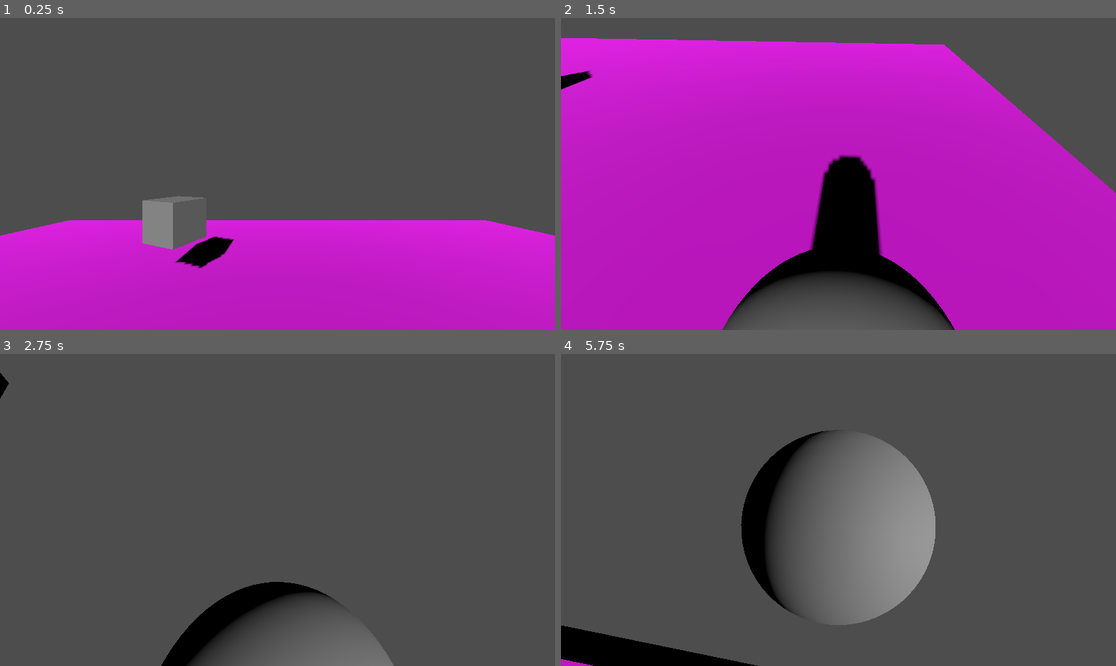
Above: before the commit, frames 1-4 (two rows, left to right).
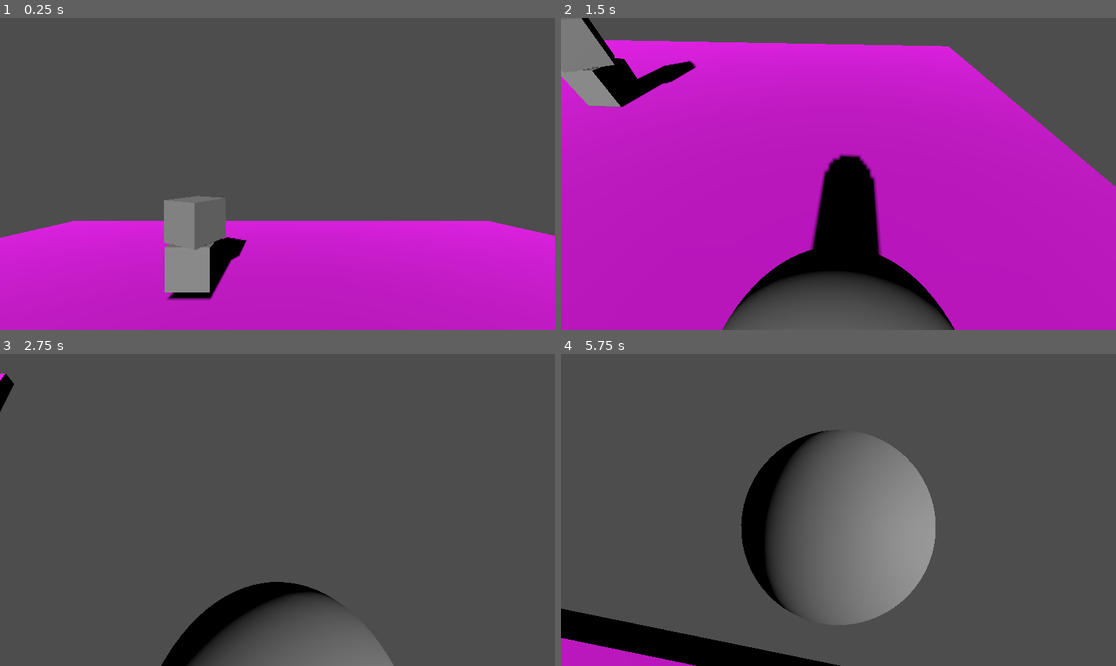
Above: after the commit, the same moments.

Repository: Flodurs/GoDotTest
Game: Godot game, scene res://scenes/level/level.tscn
The game is run twice, just before and just after one commit, with the same random seed, the same clock (stepped at 60 frames per second) and the same inputs.
Inputs:
- Up to frame 1 (0.25 s): no input
- Up to frame 2 (1.5 s): hold D (Right) 0.53-1.28 s; hold Down (CamDown) 0.53-1.28 s; hold S (Backward) from 1.28 s (still down); tap Left (CamLeft) at 1.35 s
- Up to frame 3 (2.75 s): release S (Backward) at 2.03 s; hold D (Right) from 2.03 s (still down); hold Right (CamRight) from 2.03 s (still down)
- Up to frame 4 (5.75 s): release D (Right) at 2.78 s; release Right (CamRight) at 2.78 s; hold W (Forward) 2.78-3.53 s; tap Up (CamUp) at 2.85 s; tap Enter at 3.5 s; hold Down (CamDown) 3.53-4.28 s; hold A (Left) 3.53-5.03 s; tap Left (CamLeft) at 4.35 s; tap Space at 5 s; hold S (Backward) from 5.03 s (still down); hold Right (CamRight) from 5.03 s (still down)

The runs differ from the first frame. In frame 1, 3.6% of the frame differs, in the area x 0-100%, y 57-91%; in frame 2, 4.2%, in the area x 0-100%, y 0-76%; in frame 3, 0.1%; in frame 4, 3.4%.

Commit message:
Patrol+Head added to enemy1

Diff:
--- a/scenes/enemys/enemy_1.gd
+++ b/scenes/enemys/enemy_1.gd
@@ -2,8 +2,10 @@
 
 
 var gravity = 3
-var rotationspeed = 1
+var rotationspeed = 2
 var target_y_angle = 0
+var movementSpeed = 2
+var targetPoint = 1
 
 func _physics_process(delta):
 
@@ -13,9 +15,33 @@
 
 
 func _process(delta):
+	processHeadRotation(delta)
+	processPatrol(delta)
+
+func processPatrol(delta):
+
+	if targetPoint == 1:
+		transform.origin.x+=movementSpeed*delta
+
+	if targetPoint == 0:
+		transform.origin.x-=movementSpeed*delta
+
+	if transform.origin.x >= 10:
+		targetPoint = 0
+
+	if transform.origin.x <= -10:
+		targetPoint = 1
+
+
+
+
+
+
+
+func processHeadRotation(delta):
 	var player = get_tree().get_nodes_in_group("Player")[0]
 
-	var dir = player.transform.origin - transform.origin
+	var dir = player.global_transform.origin - $Head.global_transform.origin
 	var map_xz: Vector2
 	map_xz.x=dir.x
 	map_xz.y=dir.z
@@ -24,14 +50,14 @@
 
 
 	var aMap_xz: Vector2
-	aMap_xz.x = transform.basis.x.x
-	aMap_xz.y = transform.basis.x.z
+	aMap_xz.x = $Head.global_transform.basis.x.x
+	aMap_xz.y = $Head.global_transform.basis.x.z
 
 	var dirAngle = map_xz.angle()
 	var myAngle = aMap_xz.angle()
 
-	print(dirAngle-myAngle)
+
 
 
 	if abs(dirAngle-myAngle) > 0.01:
-		rotate_y((dirAngle-myAngle)*-0.03)
+		$Head.global_rotate(Vector3(0,1,0),(dirAngle-myAngle)*-rotationspeed*delta)
--- a/scenes/enemys/enemy_1.tscn
+++ b/scenes/enemys/enemy_1.tscn
@@ -1,16 +1,25 @@
-[gd_scene load_steps=4 format=3 uid="uid://2m18wnpcsctt"]
+[gd_scene load_steps=5 format=3 uid="uid://2m18wnpcsctt"]
 
 [ext_resource type="Script" path="res://scenes/enemys/enemy_1.gd" id="1_goman"]
 
 [sub_resource type="BoxShape3D" id="BoxShape3D_5ekke"]
+size = Vector3(1, 2, 1)
 
 [sub_resource type="BoxMesh" id="BoxMesh_r7q8s"]
+
+[sub_resource type="BoxMesh" id="BoxMesh_278l7"]
 
 [node name="CharacterBody3D" type="CharacterBody3D"]
 script = ExtResource("1_goman")
 
 [node name="CollisionShape3D" type="CollisionShape3D" parent="."]
+transform = Transform3D(1, 0, 0, 0, 1, 0, 0, 0, 1, 0, -0.495718, 0)
 shape = SubResource("BoxShape3D_5ekke")
 
-[node name="MeshInstance3D" type="MeshInstance3D" parent="."]
+[node name="Head" type="MeshInstance3D" parent="."]
 mesh = SubResource("BoxMesh_r7q8s")
+
+[node name="Body" type="MeshInstance3D" parent="."]
+transform = Transform3D(1, 0, 0, 0, 1, 0, 0, 0, 1, 0, -1.00567, 0)
+mesh = SubResource("BoxMesh_278l7")
+skeleton = NodePath("../Head")
--- a/scenes/level/level.tscn
+++ b/scenes/level/level.tscn
@@ -15,6 +15,7 @@
 transform = Transform3D(1, 0, 0, 0, 1, 0, 0, 0, 1, 0, 2, -4)
 
 [node name="StaticBody3D" type="StaticBody3D" parent="."]
+transform = Transform3D(1, 0, 0, 0, 1, 0, 0, 0, 1, 0.2108, -0.0516601, 0.0950389)
 
 [node name="MeshInstance3D" type="MeshInstance3D" parent="StaticBody3D"]
 transform = Transform3D(24.6436, 0, 0, 0, 0.557143, 0, 0, 0, 24.2322, 0, 0, 0)
